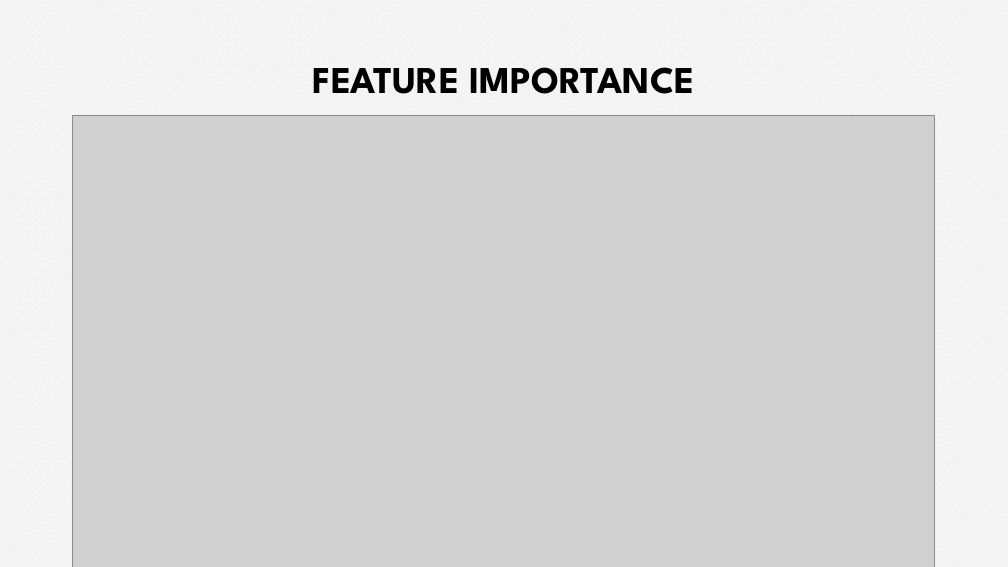
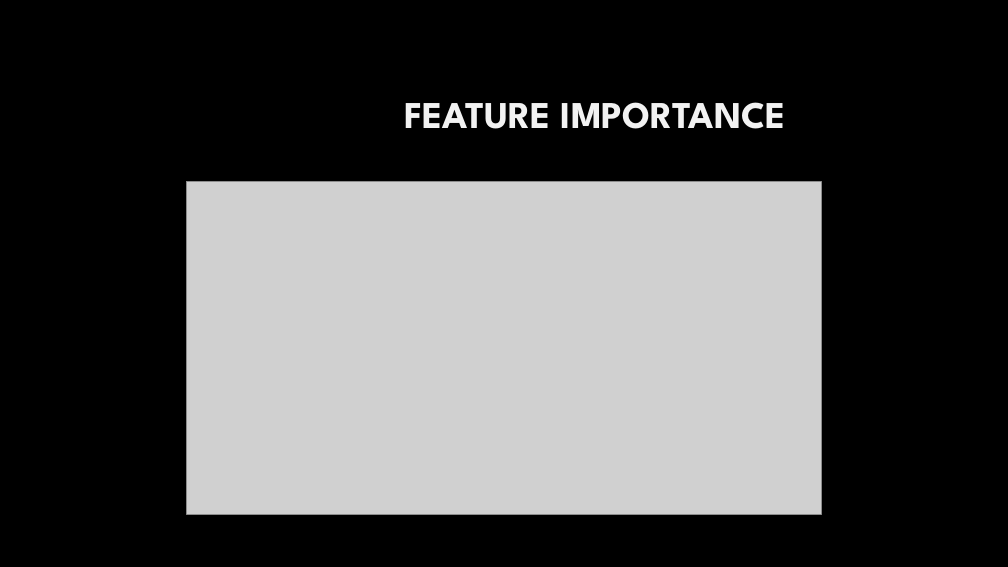
Before and after one commit to Iolaum/Phi1337, a slide deck: slide 8 of Presentation.pptx. Drawn at 1008x567 pixels with LibreOffice and Linux fonts; fonts in the diff are those of the drawing; grey boxes stand for pictures; background and template pictures are left out. Boxes give left, top, right and bottom in pixels: in the first picture for what was removed or moved away, otherwise in the second. Text is boxed around its words. In the diff, an @@ line names an element or a change of style, - is before the commit and + after.

```diff
--- a/Presentation.pptx
+++ b/Presentation.pptx
@@ background pattern #FFFFFF on #F2F2F2 to #000000 @@
@@ title "FEATURE IMPORTANCE": place and size @@
-title "FEATURE IMPORTANCE" at bbox=[313, 67, 694, 94]
+title "FEATURE IMPORTANCE" at bbox=[404, 102, 786, 129]
@@ title "FEATURE IMPORTANCE" at bbox=[404, 102, 786, 129]: text colour #000000 to #F2F2F2; line spacing 1 to 0.9 @@
@@ picture: place and size @@
-picture at bbox=[73, 115, 935, 567]
+picture at bbox=[187, 181, 821, 514]
```
Also in this commit, not shown: 9 other slides changed.
